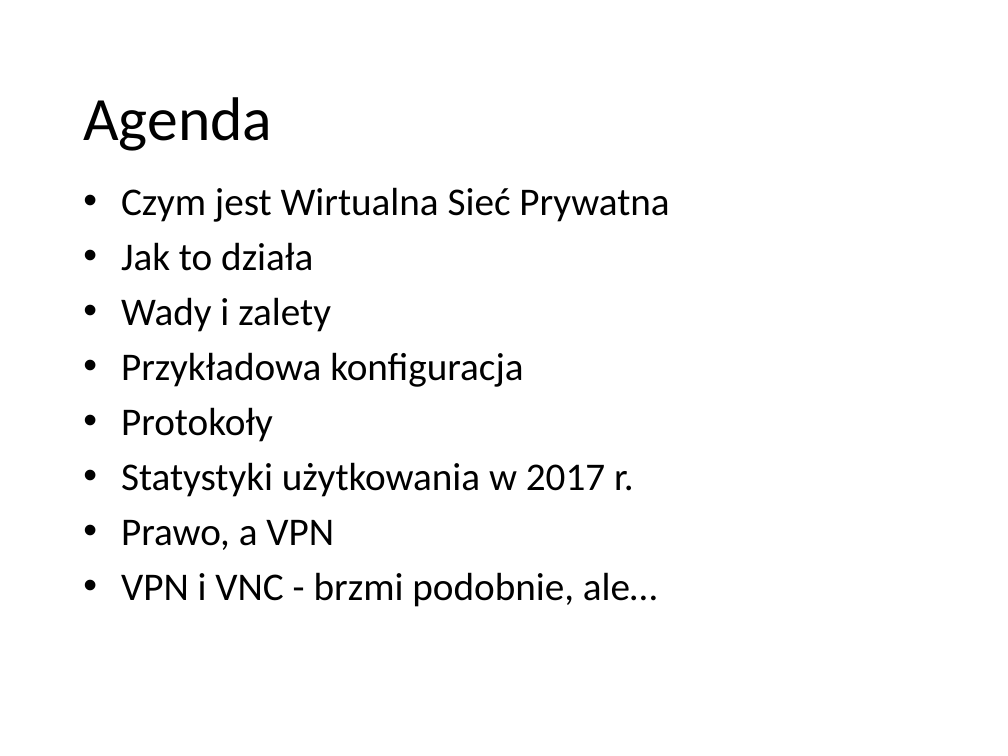
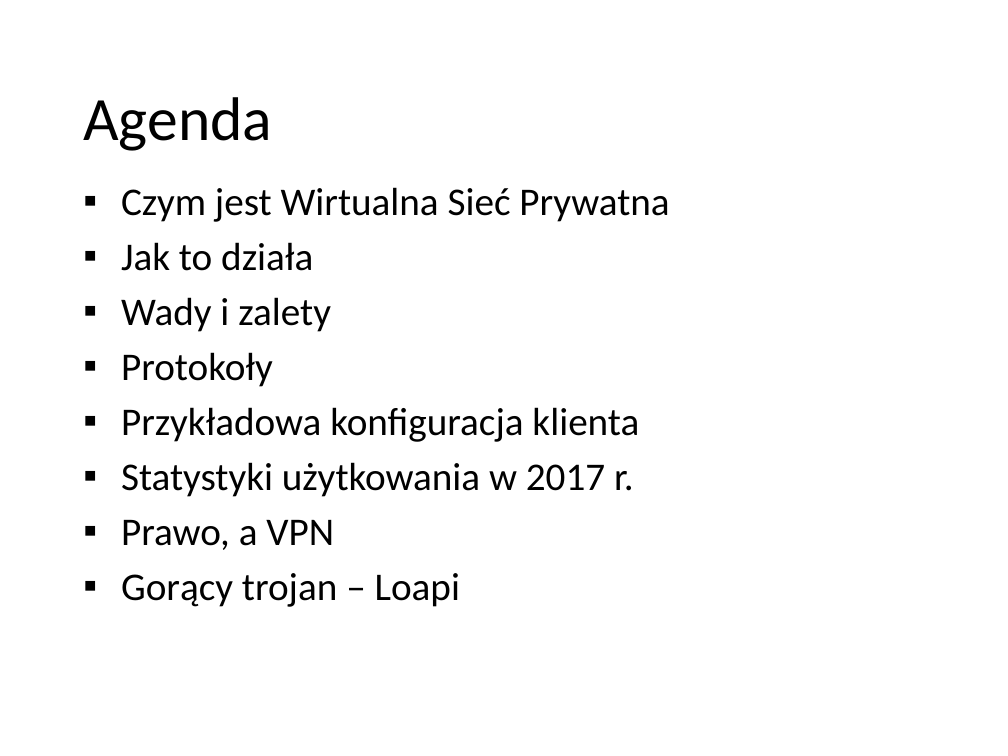
Before and after one commit to pwr227078/Reports, a slide deck: slide 2 of VPN/VPN.pptx. Drawn at 1008x756 pixels with LibreOffice and Linux fonts; fonts in the diff are those of the drawing; background and template pictures are left out. Boxes give left, top, right and bottom in pixels: in the first picture for what was removed or moved away, otherwise in the second. Text is boxed around its words. In the diff, an @@ line names an element or a change of style, - is before the commit and + after.

```diff
--- a/VPN/VPN.pptx
+++ b/VPN/VPN.pptx
@@ text at [121, 187, 669, 550]: bullet • to ▪ @@
@@ text at [121, 352, 523, 387]: paragraph removed @@
-• Przykładowa konfiguracja
@@ text at [121, 407, 639, 442]: paragraph added @@
+▪ Przykładowa konfiguracja klienta
@@ text at [121, 573, 460, 607]: text changed @@
-• VPN i VNC - brzmi podobnie, ale…
+▪ Gorący trojan – Loapi
```
Also in this commit, not shown: 10 other slides changed, 1 slide added, 1 slide removed.
